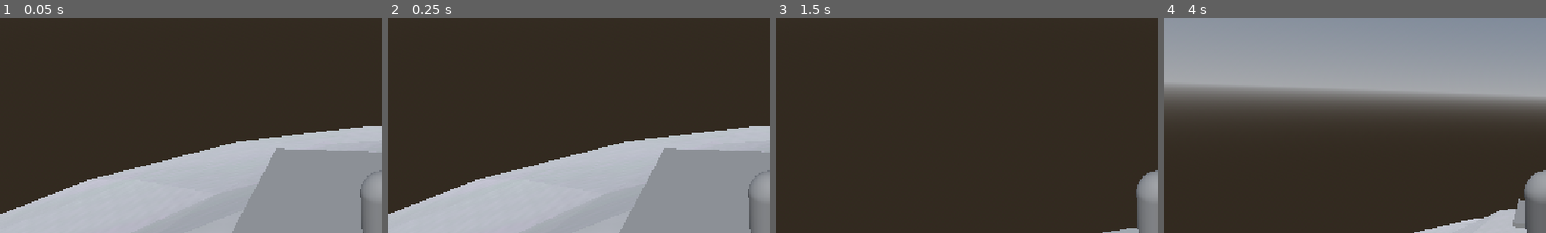
Above: before the commit, frames 1-4 (left to right).
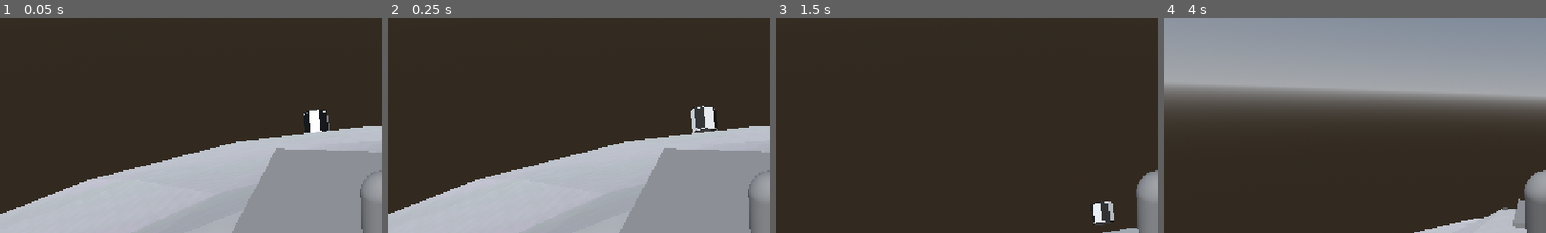
Above: after the commit, the same moments.

Repository: jkkivenko/countdown-game
Game: Godot game, scene res://Scenes/scavenge_world.tscn
The game is run twice, just before and just after one commit, with the same random seed, the same clock (stepped at 60 frames per second) and the same inputs.
Inputs:
- Up to frame 1 (0.05 s): no input
- Up to frame 2 (0.25 s): no input
- Up to frame 3 (1.5 s): hold Right (Right2D) 0.53-1.28 s; tap Space (Jump3D) at 0.77 s; hold S (Backward3D) from 1.28 s (still down)
- Up to frame 4 (4 s): tap Space (Jump3D) at 1.52, 3.02, 3.77 s; release S (Backward3D) at 2.03 s; hold Right (Right2D) 2.03-2.78 s; hold W (Forward3D) 2.78-3.53 s; hold Left (Left2D) from 3.53 s (still down)
The pictures show only the part of the screen within x 0-50%, y 9-59%; the shares and areas given below are measured in that part.

The runs differ from the first frame. In frame 1, 0.7% of the frame differs, in the area x 79-87%, y 42-54%; in frame 2, 0.5%; in frame 3, 0.3%; in frame 4, less than 0.1%.

Commit message:
Add collectible parts

Diff:
--- /dev/null
+++ b/Resources/big_engine.tres
@@ -0,0 +1,10 @@
+[gd_resource type="Resource" script_class="Collectible" format=3 uid="uid://cx2pcnh4gsntp"]
+
+[ext_resource type="PackedScene" uid="uid://bjpgfqwe35ltc" path="res://Assets/3D/RS25.glb" id="1_1vnfc"]
+[ext_resource type="Script" uid="uid://db768yxuilkos" path="res://Scripts/Types/collectible.gd" id="1_cx3am"]
+
+[resource]
+script = ExtResource("1_cx3am")
+model = ExtResource("1_1vnfc")
+collectible_name = "Big Engine"
+metadata/_custom_type_script = "uid://db768yxuilkos"
--- /dev/null
+++ b/Resources/fuel_tank.tres
@@ -0,0 +1,10 @@
+[gd_resource type="Resource" script_class="Collectible" format=3 uid="uid://dhvnyf8ot18r2"]
+
+[ext_resource type="Script" uid="uid://db768yxuilkos" path="res://Scripts/Types/collectible.gd" id="1_g2bc4"]
+[ext_resource type="PackedScene" uid="uid://dkry64388i4q3" path="res://Assets/3D/fuel tank.glb" id="1_rh4hm"]
+
+[resource]
+script = ExtResource("1_g2bc4")
+model = ExtResource("1_rh4hm")
+collectible_name = "Fuel Tank"
+metadata/_custom_type_script = "uid://db768yxuilkos"
--- /dev/null
+++ b/Resources/small_engine.tres
@@ -0,0 +1,10 @@
+[gd_resource type="Resource" script_class="Collectible" format=3 uid="uid://75obekakp76v"]
+
+[ext_resource type="PackedScene" uid="uid://cbkm47arj5g4" path="res://Assets/3D/SPS.glb" id="1_ir7oy"]
+[ext_resource type="Script" uid="uid://db768yxuilkos" path="res://Scripts/Types/collectible.gd" id="1_jpi5w"]
+
+[resource]
+script = ExtResource("1_jpi5w")
+model = ExtResource("1_ir7oy")
+collectible_name = "Small Engine"
+metadata/_custom_type_script = "uid://db768yxuilkos"
--- a/Scenes/big_engine.tscn
+++ /dev/null
@@ -1,7 +0,0 @@
-[gd_scene format=3 uid="uid://du3bi2dpssdrd"]
-
-[ext_resource type="PackedScene" uid="uid://bjpgfqwe35ltc" path="res://Assets/3D/RS25.glb" id="1_k14ow"]
-
-[node name="BigEngine" type="Node3D" unique_id=1156204358]
-
-[node name="RS25" parent="." unique_id=1958238636 instance=ExtResource("1_k14ow")]
--- a/Scenes/level1.tscn
+++ b/Scenes/level1.tscn
@@ -1,6 +1,6 @@
 [gd_scene format=3 uid="uid://dewu16qgkxemy"]
 
-[ext_resource type="Texture2D" uid="uid://bamaxig0cirtb" path="res://icon.svg" id="1_4hvuo"]
+[ext_resource type="Texture2D" uid="uid://bamaxig0cirtb" path="res://Assets/icon.svg" id="1_4hvuo"]
 [ext_resource type="Script" uid="uid://x4431d157un1" path="res://Scripts/player.gd" id="2_vly50"]
 
 [sub_resource type="RectangleShape2D" id="RectangleShape2D_36t05"]
--- a/Scenes/scavenge_world.tscn
+++ b/Scenes/scavenge_world.tscn
@@ -2,9 +2,13 @@
 
 [ext_resource type="PackedScene" uid="uid://d3phwwyy5aq01" path="res://Assets/3D/planet.glb" id="1_ewacc"]
 [ext_resource type="Script" uid="uid://0tmyeltnpksf" path="res://Scripts/character.gd" id="1_rc5js"]
+[ext_resource type="PackedScene" uid="uid://du3bi2dpssdrd" path="res://Scenes/world_collectible.tscn" id="2_046qd"]
 [ext_resource type="Material" uid="uid://h6bdjub878s0" path="res://Materials/debug_red.tres" id="2_fbs2c"]
 [ext_resource type="Material" uid="uid://ckggamvt8n6js" path="res://Materials/debug_green.tres" id="3_dk04b"]
+[ext_resource type="Resource" uid="uid://cx2pcnh4gsntp" path="res://Resources/big_engine.tres" id="3_thvfy"]
 [ext_resource type="Material" uid="uid://eedayvusxr1p" path="res://Materials/debug_blue.tres" id="4_ewacc"]
+[ext_resource type="Resource" uid="uid://75obekakp76v" path="res://Resources/small_engine.tres" id="4_hgpqo"]
+[ext_resource type="Resource" uid="uid://dhvnyf8ot18r2" path="res://Resources/fuel_tank.tres" id="5_euv82"]
 
 [sub_resource type="ConcavePolygonShape3D" id="ConcavePolygonShape3D_xpmmb"]
 data = PackedVector3Array(0, -1, 0, -0.0368, -0.9928, 0.1134, 0.0964, -0.99289995, 0.070099995, 0.7312, -0.4524, 0.5309 …(109649 unchanged characters)…
@@ -66,14 +70,27 @@
 transform = Transform3D(9.577357, -1.2608831, 0, 1.2539759, 9.524892, 1.009745, -0.13179818, -1.0011064, 9.607081, 0, 0, 0)
 
 [node name="StaticBody3D" type="StaticBody3D" parent="Planet" unique_id=493134675]
-collision_layer = 3
+collision_layer = 2
 
 [node name="CollisionShape3D" type="CollisionShape3D" parent="Planet/StaticBody3D" unique_id=698263859]
 transform = Transform3D(95.773575, -12.608831, 0, 12.539759, 95.24892, 10.09745, -1.3179817, -10.011064, 96.070816, 0, 0, 0)
 shape = SubResource("ConcavePolygonShape3D_xpmmb")
 
+[node name="Collectible" parent="Planet" unique_id=1156204358 instance=ExtResource("2_046qd")]
+transform = Transform3D(0.7636115, -0.64410335, -0.045040097, 0.2825339, 0.39604956, -0.8736814, 0.58057916, 0.65442765, 0.48440903, -63.24128, 43.211056, 63.48531)
+collectible = ExtResource("3_thvfy")
+
+[node name="Collectible2" parent="Planet" unique_id=1299431659 instance=ExtResource("2_046qd")]
+transform = Transform3D(0.06835957, 0.99766076, 0, -0.99766076, 0.06835957, 0, 0, 0, 1, 89.274605, 13.9303465, -0.7740559)
+collectible = ExtResource("4_hgpqo")
+
+[node name="Collectible3" parent="Planet" unique_id=1512659135 instance=ExtResource("2_046qd")]
+transform = Transform3D(0.9632763, -0.17761429, 0.20137507, 0, 0.74996644, 0.6614759, -0.2685121, -0.6371841, 0.7224249, -14.379532, 81.27995, -54.04563)
+collectible = ExtResource("5_euv82")
+
 [node name="Character" type="CharacterBody3D" parent="." unique_id=1851040288]
 transform = Transform3D(1, 0, 0, 0, 1, 0, 0, 0, 1, -3.720396, 102.5014, 0)
+collision_mask = 2
 script = ExtResource("1_rc5js")
 
 [node name="CharacterMesh" type="MeshInstance3D" parent="Character" unique_id=169385690]
@@ -122,7 +139,7 @@
 
 [node name="Launchpad" type="StaticBody3D" parent="." unique_id=1830330975]
 transform = Transform3D(1, 0, 0, 0, 1, 0, 0, 0, 1, -3.720396, 100.89558, 0)
-collision_layer = 3
+collision_layer = 2
 
 [node name="LaunchpadCollider" type="CollisionShape3D" parent="Launchpad" unique_id=1560752463]
 shape = SubResource("BoxShape3D_4gjug")
--- /dev/null
+++ b/Scenes/world_collectible.tscn
@@ -0,0 +1,59 @@
+[gd_scene format=3 uid="uid://du3bi2dpssdrd"]
+
+[ext_resource type="Script" uid="uid://brgv7q0usufgk" path="res://Scripts/world_collectible.gd" id="1_c8bwx"]
+[ext_resource type="Material" uid="uid://ckggamvt8n6js" path="res://Materials/debug_green.tres" id="2_w5m7u"]
+
+[sub_resource type="SphereShape3D" id="SphereShape3D_8cae6"]
+radius = 5.81
+
+[sub_resource type="BoxMesh" id="BoxMesh_a1ulq"]
+material = ExtResource("2_w5m7u")
+size = Vector3(0.20507813, 0.24902344, 6.160095)
+
+[sub_resource type="BoxMesh" id="BoxMesh_i45sr"]
+material = ExtResource("2_w5m7u")
+size = Vector3(0.57421875, 0.49804688, 0.4765625)
+
+[sub_resource type="StandardMaterial3D" id="StandardMaterial3D_w5m7u"]
+albedo_color = Color(1, 1, 0, 1)
+emission_enabled = true
+
+[sub_resource type="BoxMesh" id="BoxMesh_ie18w"]
+material = SubResource("StandardMaterial3D_w5m7u")
+size = Vector3(0.2, 0.2, 0.2)
+
+[node name="Collectible" type="Node3D" unique_id=1156204358]
+script = ExtResource("1_c8bwx")
+pickup_radius = 5.8100000000000005
+
+[node name="Pivot" type="Node3D" parent="." unique_id=705275210]
+
+[node name="PlayerDetector" type="Area3D" parent="." unique_id=1861375595]
+collision_layer = 4
+
+[node name="CollisionShape3D" type="CollisionShape3D" parent="PlayerDetector" unique_id=1973707615]
+shape = SubResource("SphereShape3D_8cae6")
+
+[node name="YIndicator" type="MeshInstance3D" parent="." unique_id=1576332832]
+transform = Transform3D(1.9106855e-15, 1, 4.371139e-08, 4.371139e-08, -4.371139e-08, 1, 1, 0, -4.371139e-08, 0, 0, 0)
+visible = false
+mesh = SubResource("BoxMesh_a1ulq")
+
+[node name="MeshInstance3D" type="MeshInstance3D" parent="YIndicator" unique_id=1896340303]
+transform = Transform3D(1, 0, 0, 0, 1, 0, 0, 0, 1, 0, 0, 3.360725)
+mesh = SubResource("BoxMesh_i45sr")
+
+[node name="Particles" type="CPUParticles3D" parent="." unique_id=1179304261]
+emitting = false
+amount = 32
+one_shot = true
+explosiveness = 1.0
+mesh = SubResource("BoxMesh_ie18w")
+particle_flag_align_y = true
+direction = Vector3(0, 1, 0)
+spread = 34.72
+initial_velocity_min = 3.0
+initial_velocity_max = 10.0
+
+[connection signal="body_entered" from="PlayerDetector" to="." method="_on_player_detector_body_entered"]
+[connection signal="finished" from="Particles" to="." method="_on_particles_finished"]
--- /dev/null
+++ b/Scripts/Globals/collectibles.gd
@@ -0,0 +1,6 @@
+extends Node
+
+var collected : Array[Collectible] = []
+
+func _process(_delta: float) -> void:
+	print(collected)
--- /dev/null
+++ b/Scripts/Types/collectible.gd
@@ -0,0 +1,4 @@
+class_name Collectible extends Resource
+
+@export var model : PackedScene
+@export var collectible_name : String
--- /dev/null
+++ b/Scripts/world_collectible.gd
@@ -0,0 +1,44 @@
+@tool
+extends Node3D
+
+@export var collectible : Collectible:
+	set(new):
+		if collectible != new:
+			collectible = new
+			clear_3d_model()
+			if collectible and collectible.model:
+				load_3d_model(collectible.model)
+@export var reload_model : bool:
+	set(_new): # in the interest of making this code DRY I've also made it terrible
+		collectible = collectible
+@export var pickup_radius := 1.0:
+	set(new):
+		pickup_radius = new
+		if has_node("PlayerDetector/CollisionShape3D"):
+			$PlayerDetector/CollisionShape3D.shape.radius = pickup_radius
+
+var time_counter = 0.0
+
+func _on_player_detector_body_entered(_body: Node3D) -> void:
+	Collectibles.collected.append(collectible)
+	$Particles.emitting = true
+	$Pivot.visible = false
+	$PlayerDetector.visible = false
+
+func _on_particles_finished() -> void:
+	if not Engine.is_editor_hint():
+		queue_free()
+
+func clear_3d_model():
+	for child in $Pivot.get_children():
+		child.queue_free()
+
+func load_3d_model(model : PackedScene):
+	var node = model.instantiate()
+	$Pivot.add_child(node)
+	node.owner = $Pivot
+
+func _process(delta: float) -> void:
+	$Pivot.rotation.y += 0.05
+	$Pivot.position.y = sin(5 * time_counter)
+	time_counter += delta
--- a/project.godot
+++ b/project.godot
@@ -13,7 +13,11 @@
 config/name="Countdown Game"
 run/main_scene="uid://b7a8dvxmi81rm"
 config/features=PackedStringArray("4.7", "Forward Plus")
-config/icon="res://icon.svg"
+config/icon="res://Assets/icon.svg"
+
+[autoload]
+
+Collectibles="*uid://brg3k4rjfwbdj"
 
 [display]
 
@@ -65,7 +69,9 @@
 
 [layer_names]
 
+3d_physics/layer_1="Player"
 3d_physics/layer_2="Ground"
+3d_physics/layer_3="Collectible"
 "}[physics]3d/physics_engine"="Jolt Physics"
 2d/default_gravity=0.0
 
